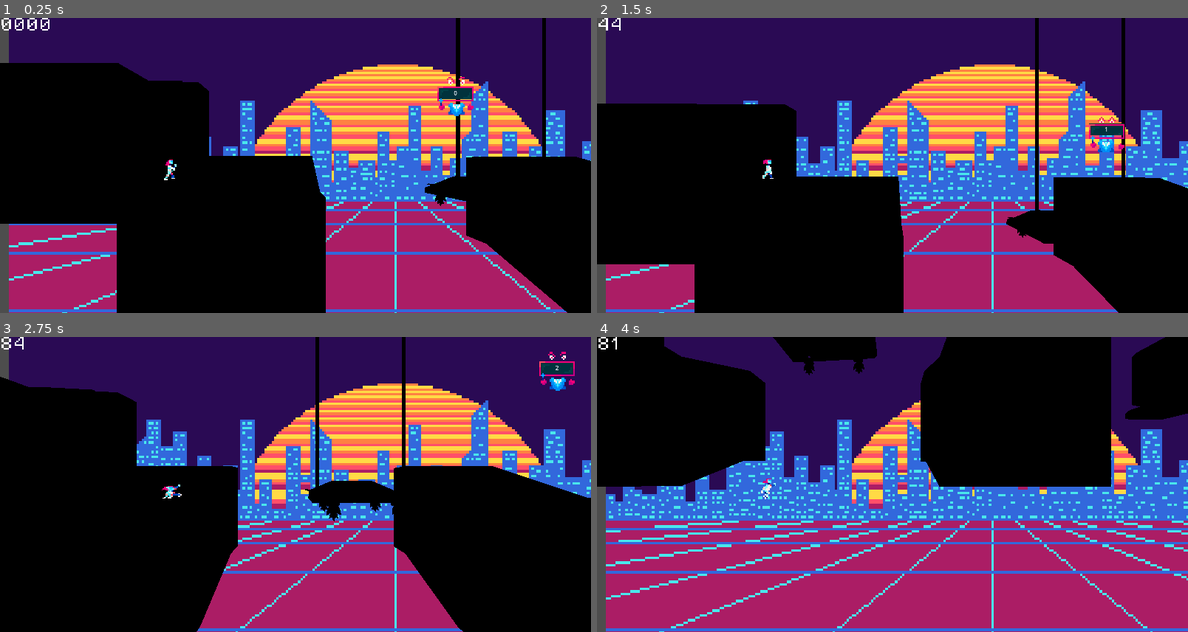
Above: before the commit, frames 1-4 (two rows, left to right).
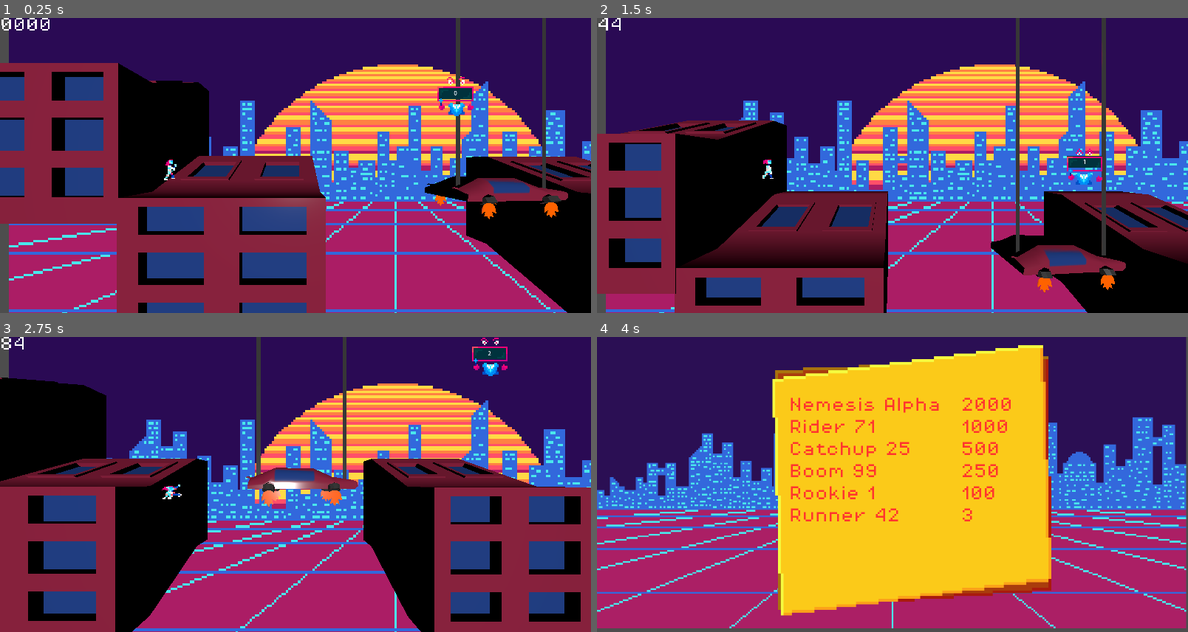
Above: after the commit, the same moments.

Repository: NebulaCoffee/SKG2026-score-gameshow
Game: Godot game, scene res://Scenes/LevelChunks/start.tscn
Same seed, same stepped clock (60 frames per second), same inputs: the game is played once before the commit and once after it. This scene is started directly instead of the project's main scene.
Inputs:
- Up to frame 1 (0.25 s): no input
- Up to frame 2 (1.5 s): hold Right (ui_right) 0.53-1.28 s; tap Shift (slide) at 0.6 s; tap Space (jump) at 0.77, 0.8, 1.07, 1.35 s; hold Left (ui_left) from 1.28 s (still down)
- Up to frame 3 (2.75 s): tap Space (jump) at 1.52, 1.82, 2.3 s; tap Shift (slide) at 1.55, 2.1 s; release Left (ui_left) at 2.03 s; hold Right (ui_right) from 2.03 s (still down)
- Up to frame 4 (4 s): tap Shift (slide) at 2.85 s; tap Space (jump) at 3.02, 3.32, 3.6, 3.77 s; release Right (ui_right) at 3.53 s; hold Left (ui_left) from 3.53 s (still down)

The runs differ from the first frame. In frame 1, 29% of the frame differs, in the area x 0-100%, y 0-100%; in frame 2, 32%; in frame 3, 35%; in frame 4, 73%.

Commit message:
Made speed fps independent

Diff:
--- a/Scenes/LevelChunks/start.tscn
+++ b/Scenes/LevelChunks/start.tscn
@@ -27,6 +27,7 @@
 
 [node name="Player" parent="." unique_id=1916690834 instance=ExtResource("6_6t7n2")]
 transform = Transform3D(1, 0, 0, 0, 1, 0, 0, 0, 1, 31.736343, 23.536617, 0)
+fallspeed = 20
 
 [node name="FlyingBus" parent="." unique_id=197974158 instance=ExtResource("2_i31uf")]
 transform = Transform3D(1, 0, 0, 0, 1, 0, 0, 0, 1, 572.221, 11.424, 0)
@@ -61,5 +62,8 @@
 [node name="HighScore" parent="." unique_id=827438343 instance=ExtResource("8_svq3t")]
 transform = Transform3D(50, 0, 0, 0, 50, 0, 0, 0, 1, 238.5929, 69.50528, 17.23877)
 
+[node name="DirectionalLight3D" type="DirectionalLight3D" parent="." unique_id=1688735498]
+transform = Transform3D(1, 0, 0, 0, 1, 0, 0, 0, 1, 477.06635, 0, 456.61902)
+
 [connection signal="body_entered" from="Area3D" to="Area3D" method="_on_body_entered"]
 [connection signal="area_entered" from="World Boundary" to="World Boundary" method="_on_area_entered"]
--- a/Scripts/player.gd
+++ b/Scripts/player.gd
@@ -31,18 +31,6 @@
 	col_pos = player_col.position
 
 func _physics_process(delta: float) -> void:
-	if air == true:
-		player_char.velocity += (player_char.get_gravity()*fallspeed) * delta
-		if Input.is_action_just_pressed("jump") && groundhit.is_colliding() == true:
-			jump()
-	if running == true:
-		player_char.velocity.x = 1 * speed
-	if jumping == true:
-		player_char.velocity.y = jumpspeed
-
-	player_char.move_and_slide()
-
-func _process(delta: float) -> void:
 	while start == true:
 		_set_ani("idle",0)
 		await get_tree().create_timer(1).timeout
@@ -69,6 +57,16 @@
 	if side_hit.is_colliding() == true:
 		speed -= 10
 
+	if air == true:
+		player_char.velocity += (player_char.get_gravity()*fallspeed) * delta
+		if Input.is_action_just_pressed("jump") && groundhit.is_colliding() == true:
+			jump()
+	if running == true:
+		player_char.velocity.x = 1 * speed
+	if jumping == true:
+		player_char.velocity.y = jumpspeed
+
+	player_char.move_and_slide()
 
 # Function for changing the player speed and current animation
 func _set_ani(ani : String, spd : int)->void:
